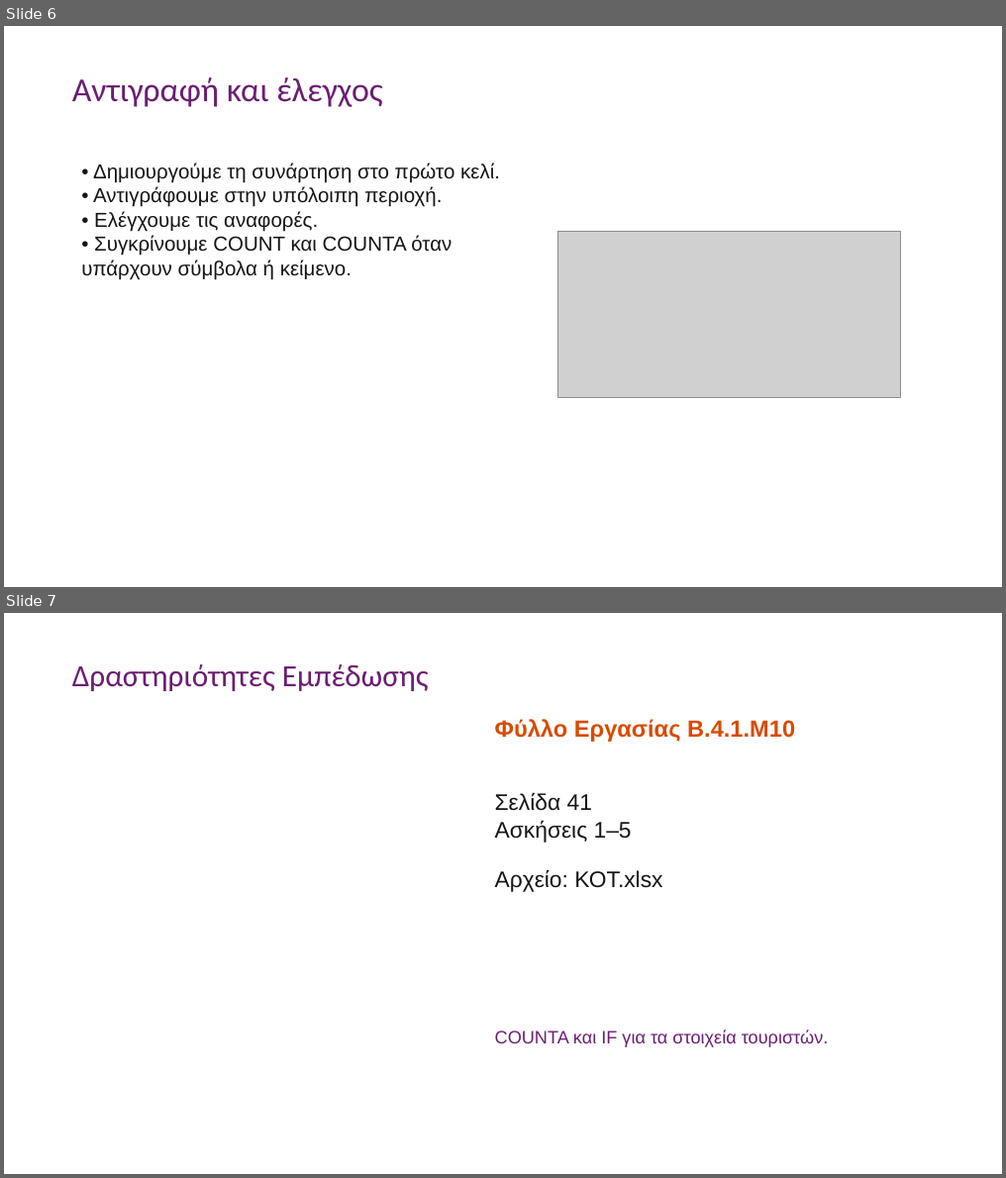
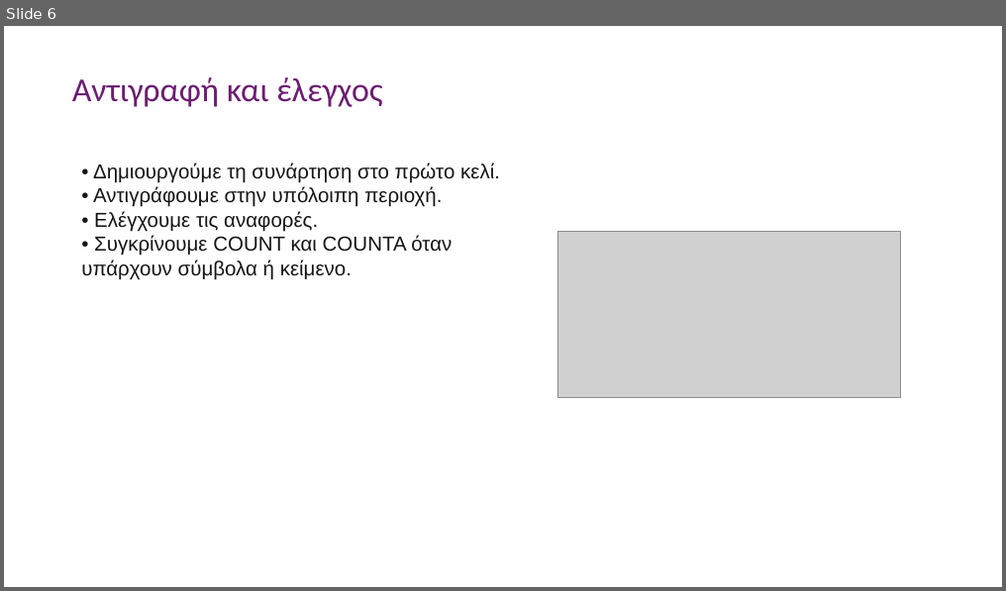
Before and after one commit to aristos32/education, a slide deck: schools-presentations/B Gymnasiou/B41M10 - Συναρτήσεις.pptx. Shown one above the other, each under a label of ours: slides 6 and 7 before the commit, slide 6 after it. The pictures are 1006x1178 and 1006x591 pixels, drawn with LibreOffice and Linux fonts; fonts in the diff are those of the drawing; grey boxes stand for pictures. Boxes give left, top, right and bottom in pixels: in the first picture for what was removed or moved away, otherwise in the second. Text is boxed around its words. In the diff, an @@ line names an element or a change of style, - is before the commit and + after.

```diff
--- a/schools-presentations/B Gymnasiou/B41M10 - Συναρτήσεις.pptx
+++ b/schools-presentations/B Gymnasiou/B41M10 - Συναρτήσεις.pptx
@@ slide 7 removed at <box>4,613,1002,1174</box>, background #FFFFFF @@
@@ text removed at <box>72,664,429,691</box> @@
-Δραστηριότητες Εμπέδωσης
@@ text removed at <box>495,719,795,742</box> @@
-Φύλλο Εργασίας Β.4.1.M10
@@ text removed at <box>495,792,662,892</box> @@
-Σελίδα 41
-Ασκήσεις 1–5
-Αρχείο: ΚΟΤ.xlsx
@@ text removed at <box>495,1030,829,1048</box> @@
-COUNTA και IF για τα στοιχεία τουριστών.
```
Also in this commit, not shown: 1 slide changed, 1 other slide removed, 11 other files.
